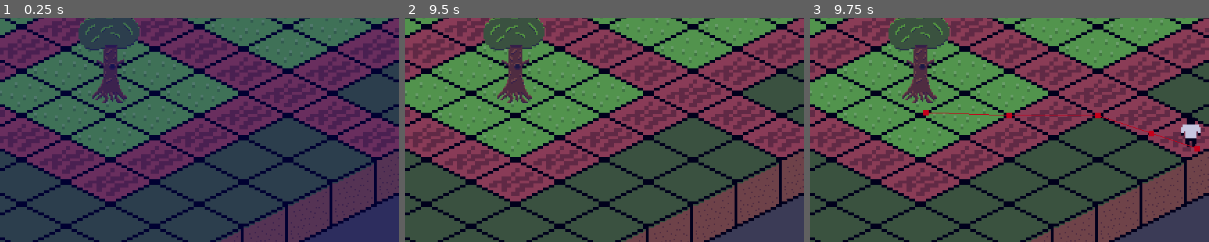
Above: before the commit, frames 1-3 (left to right).
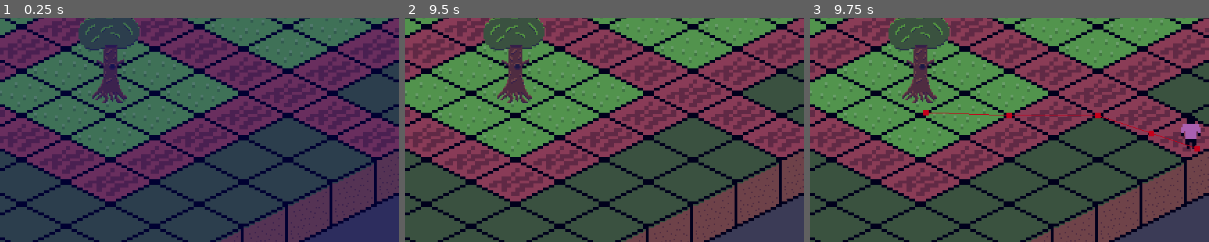
Above: after the commit, the same moments.

Repository: bombasticSlacks/Ok-Orchard
Game: Godot game, scene res://main.tscn
Two runs of this game, one before a commit and one after it. Both use one fixed random seed, a clock stepped at 60 frames per second and the inputs below.
Inputs:
- Up to frame 1 (0.25 s): no input
- Up to frame 2 (9.5 s): tap Enter at 1.25, 2.75, 4.25 s; tap Space at 2, 3.5, 5 s
- Up to frame 3 (9.75 s): no input
The pictures show only the part of the screen within x 35-85%, y 46-96%; the shares and areas given below are measured in that part.

Frames 1-2 are identical in both runs. In frame 3, 0.3% of the frame differs, in the area x 92-98%, y 43-59%.

Commit message:
Increase Da Drip

Diff:
--- a/Scripts/Pawn.gd
+++ b/Scripts/Pawn.gd
@@ -11,6 +11,9 @@
 enum states {LEAVING, MOVING, IDLE}
 var current_state: states = states.IDLE
 
+# Check if we are bouncing up or down
+var bounce_state = true
+
 # Time till a pawn thinks
 const think_ticks = 30
 var tick_count = think_ticks
@@ -19,6 +22,8 @@
 var tiredness: int = 0
 
 var current_target: Plot
+
+@export var spriteArray: Array[Texture2D]
 
 # Our Navigation Routines
 @onready var navigation_agent: NavigationAgent2D = $NavigationAgent2D
@@ -29,6 +34,8 @@
 @onready var player: Player = get_node("/root/main/Player")
 
 @onready var starting_position: Vector2
+
+@onready var sprite: Sprite2D = $Sprite2D
 
 
 # All Attractions
@@ -62,6 +69,10 @@
 	var timer = get_node("/root/main/Timer")
 	timer.timeout.connect(_tick)
 
+	# Randomize Our Style
+	sprite.texture = spriteArray.pick_random()
+	sprite.modulate = Color(randf(), randf(), randf())
+
 func actor_setup():
 	# Wait for the first physics frame so the NavigationServer can sync.
 	await get_tree().physics_frame
@@ -79,6 +90,7 @@
 			# If we have made it to the location stop moving
 			states.MOVING:
 				current_state = states.IDLE
+				sprite.scale.y = 1.0
 				velocity = Vector2()
 				_spend()
 			# If we have made it to the exit leave
@@ -86,6 +98,18 @@
 				game.unload_pawn(self)
 		# If we aren't navigating then don't give velocity
 		return
+
+	# Bounce Slightly
+	const bounce_speed = .8
+
+	if bounce_state:
+		sprite.scale.y += bounce_speed * delta
+		if sprite.scale.y > 1.1:
+			bounce_state = false
+	else:
+		sprite.scale.y -= bounce_speed * delta
+		if sprite.scale.y < 1:
+			bounce_state = true
 
 	var current_agent_position: Vector2 = global_position
 	var next_path_position: Vector2 = navigation_agent.get_next_path_position()
--- a/pawnSetup.tscn
+++ b/pawnSetup.tscn
@@ -1,7 +1,10 @@
-[gd_scene load_steps=4 format=3 uid="uid://dlx77rrwosh4s"]
+[gd_scene load_steps=7 format=3 uid="uid://dlx77rrwosh4s"]
 
 [ext_resource type="Script" path="res://Scripts/Pawn.gd" id="1_x0tin"]
 [ext_resource type="Texture2D" uid="uid://bdgm8ga1cokek" path="res://Assets/PawnBase.png" id="2_jqr17"]
+[ext_resource type="Texture2D" uid="uid://c6n05xopn60y0" path="res://Assets/PawnDots.png" id="3_n0x5q"]
+[ext_resource type="Texture2D" uid="uid://e7uf0wx8t32u" path="res://Assets/PawnDress.png" id="4_p1cpr"]
+[ext_resource type="Texture2D" uid="uid://bupvujobs0k8j" path="res://Assets/PawnStripe.png" id="5_6jloj"]
 
 [sub_resource type="CircleShape2D" id="CircleShape2D_juk74"]
 radius = 2.0
@@ -11,6 +14,7 @@
 position = Vector2(-131, -36)
 motion_mode = 1
 script = ExtResource("1_x0tin")
+spriteArray = Array[Texture2D]([ExtResource("2_jqr17"), ExtResource("3_n0x5q"), ExtResource("4_p1cpr"), ExtResource("5_6jloj")])
 
 [node name="Sprite2D" type="Sprite2D" parent="."]
 position = Vector2(0, -14)
